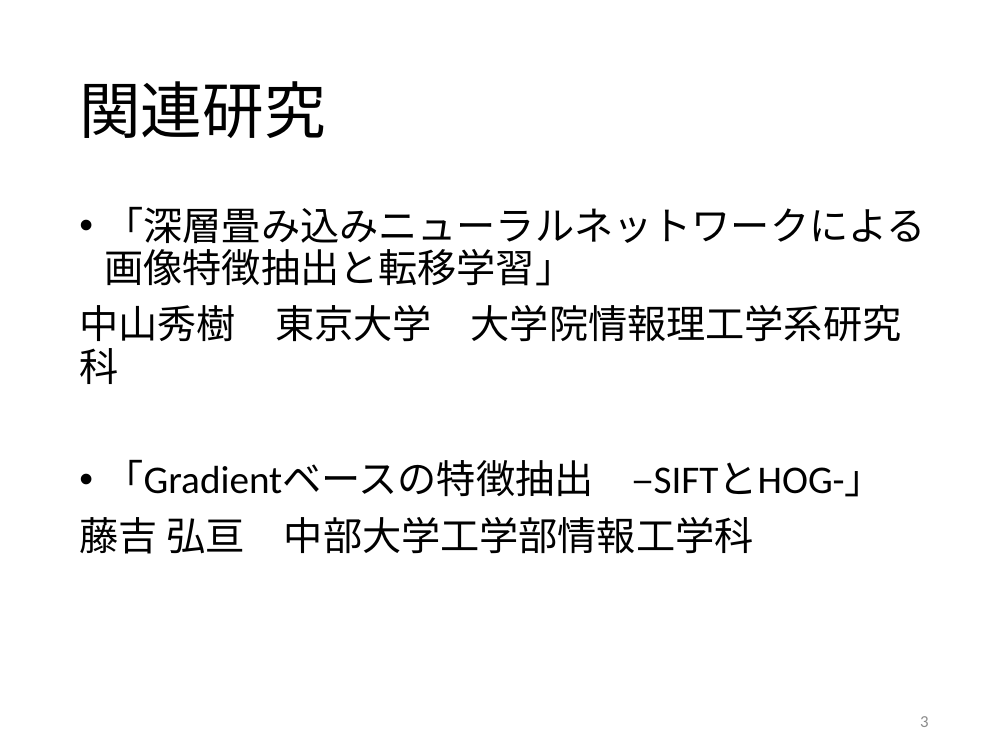
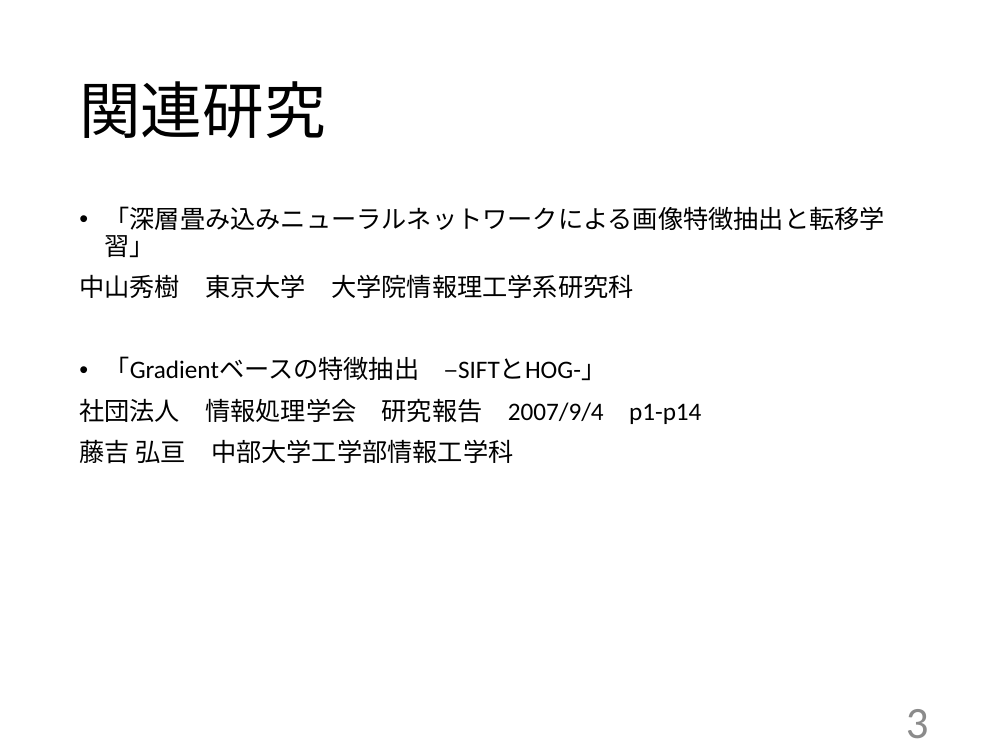
Before and after one commit to kait-takanolab/1821005-yoshioka-thesis, a slide deck: slide 3 of 1821005_中間発表.pptx. Drawn at 1008x756 pixels with LibreOffice and Linux fonts; fonts in the diff are those of the drawing. Boxes give left, top, right and bottom in pixels: in the first picture for what was removed or moved away, otherwise in the second. Text is boxed around its words. In the diff, an @@ line names an element or a change of style, - is before the commit and + after.

```diff
--- a/1821005_中間発表.pptx
+++ b/1821005_中間発表.pptx
@@ text at <box>79,206,885,464</box>: size 28 to 18 pt in "「深層畳み込みニューラルネットワークによる画像特徴抽出と転移学習」", "中山秀樹 東京大学 大学院情報理工学系研究科", "「Gradientベースの特徴抽出 –SIFTとHOG-」", "藤吉 弘亘 中部大学工学部情報工学科" @@
@@ text at <box>79,398,483,423</box>: paragraph added @@
+社団法人 情報処理学会 研究報告 2007/9/4 p1-p14
@@ page number at <box>906,709,929,738</box>: size 12 to 32 pt @@
```
Also in this commit, not shown: 8 other slides changed, 2 slides added.
